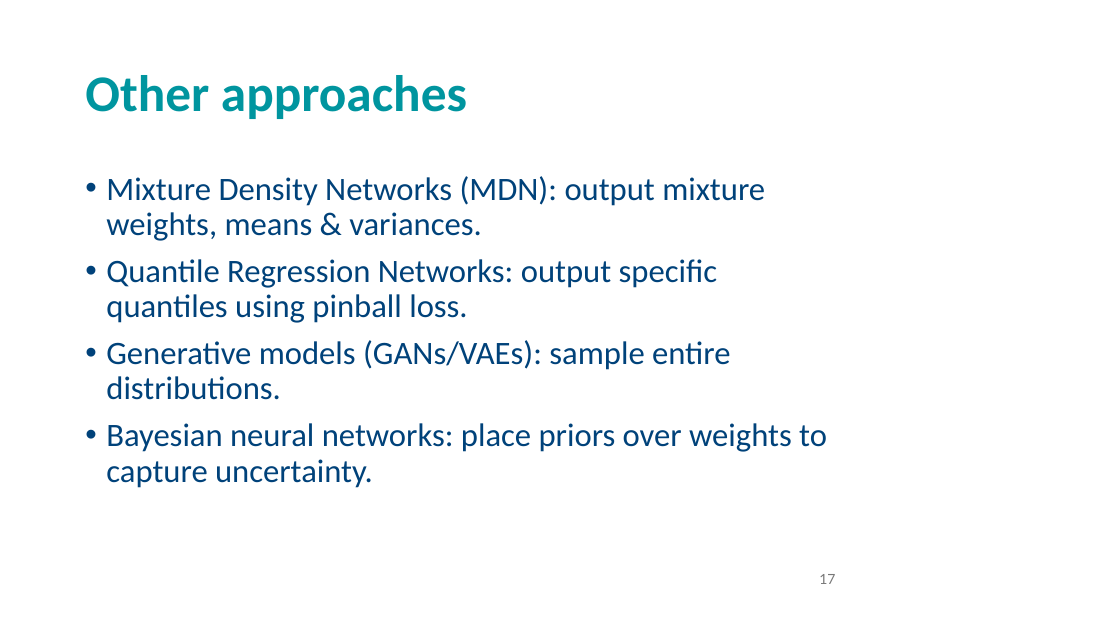
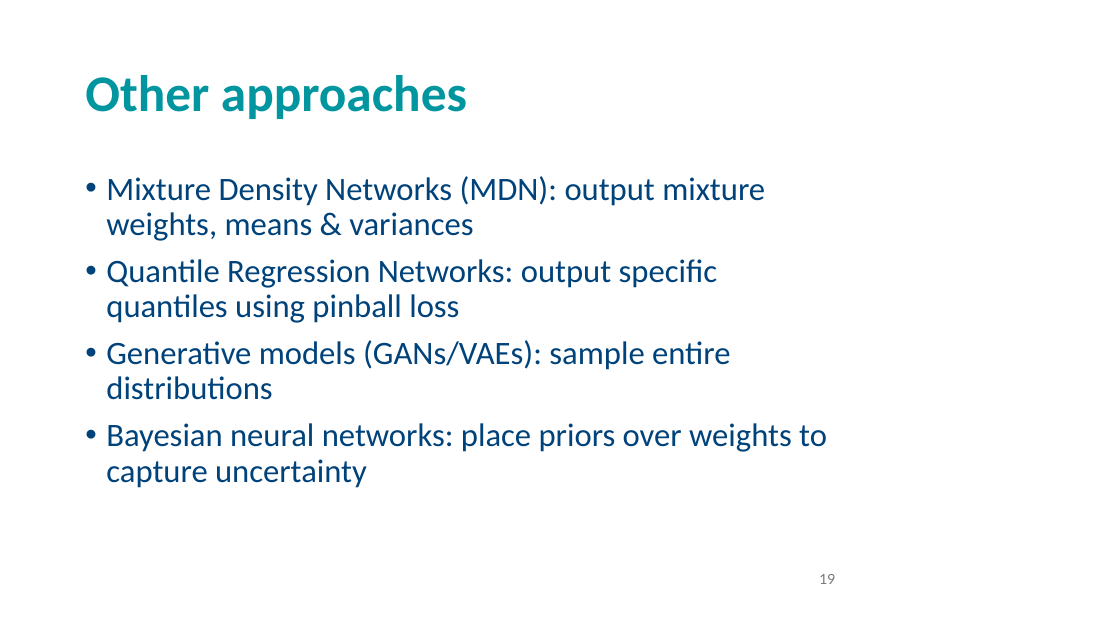
Before and after one commit to andrewcparnell/STAT41130, a slide deck: slide 19 of slides/day 4/D4C2_ProbNNs.pptx (slide 17 before the commit). Drawn at 1120x630 pixels with LibreOffice and Linux fonts; fonts in the diff are those of the drawing; background and template pictures are left out. Boxes give left, top, right and bottom in pixels: in the first picture for what was removed or moved away, otherwise in the second. Text is boxed around its words. In the diff, an @@ line names an element or a change of style, - is before the commit and + after.

```diff
--- a/slides/day 4/D4C2_ProbNNs.pptx
+++ b/slides/day 4/D4C2_ProbNNs.pptx
@@ text at (106,176,827,488): text changed @@
-• Mixture Density Networks (MDN): output mixture weights, means & variances.
-• Quantile Regression Networks: output specific quantiles using pinball loss.
-• Generative models (GANs/VAEs): sample entire distributions.
-• Bayesian neural networks: place priors over weights to capture uncertainty.
+• Mixture Density Networks (MDN): output mixture weights, means & variances
+• Quantile Regression Networks: output specific quantiles using pinball loss
+• Generative models (GANs/VAEs): sample entire distributions
+• Bayesian neural networks: place priors over weights to capture uncertainty
@@ page number at (819,574,835,584): text changed @@
-17
+19
```
Also in this commit, not shown: 7 other slides changed, 2 slides added, 31 other files.
